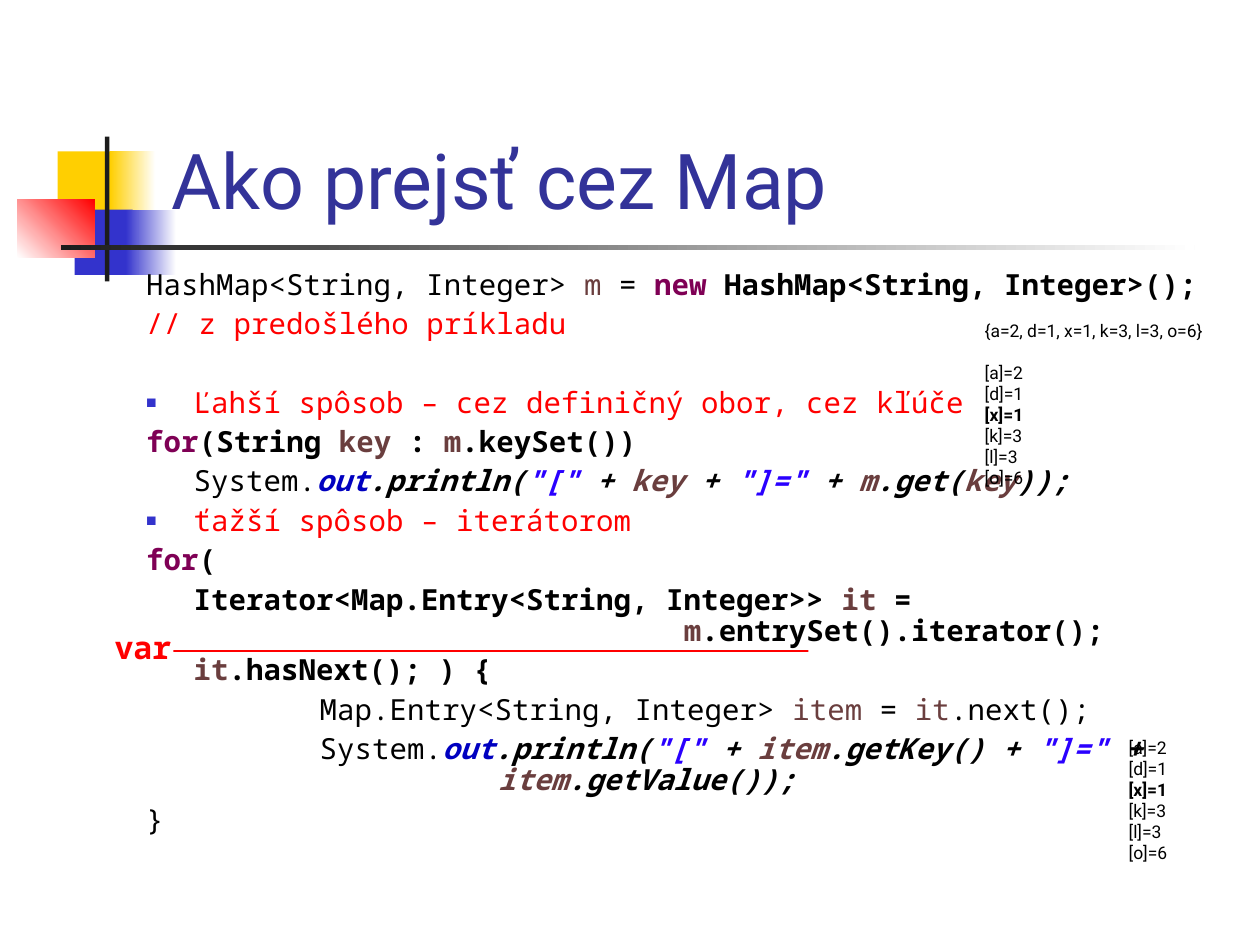
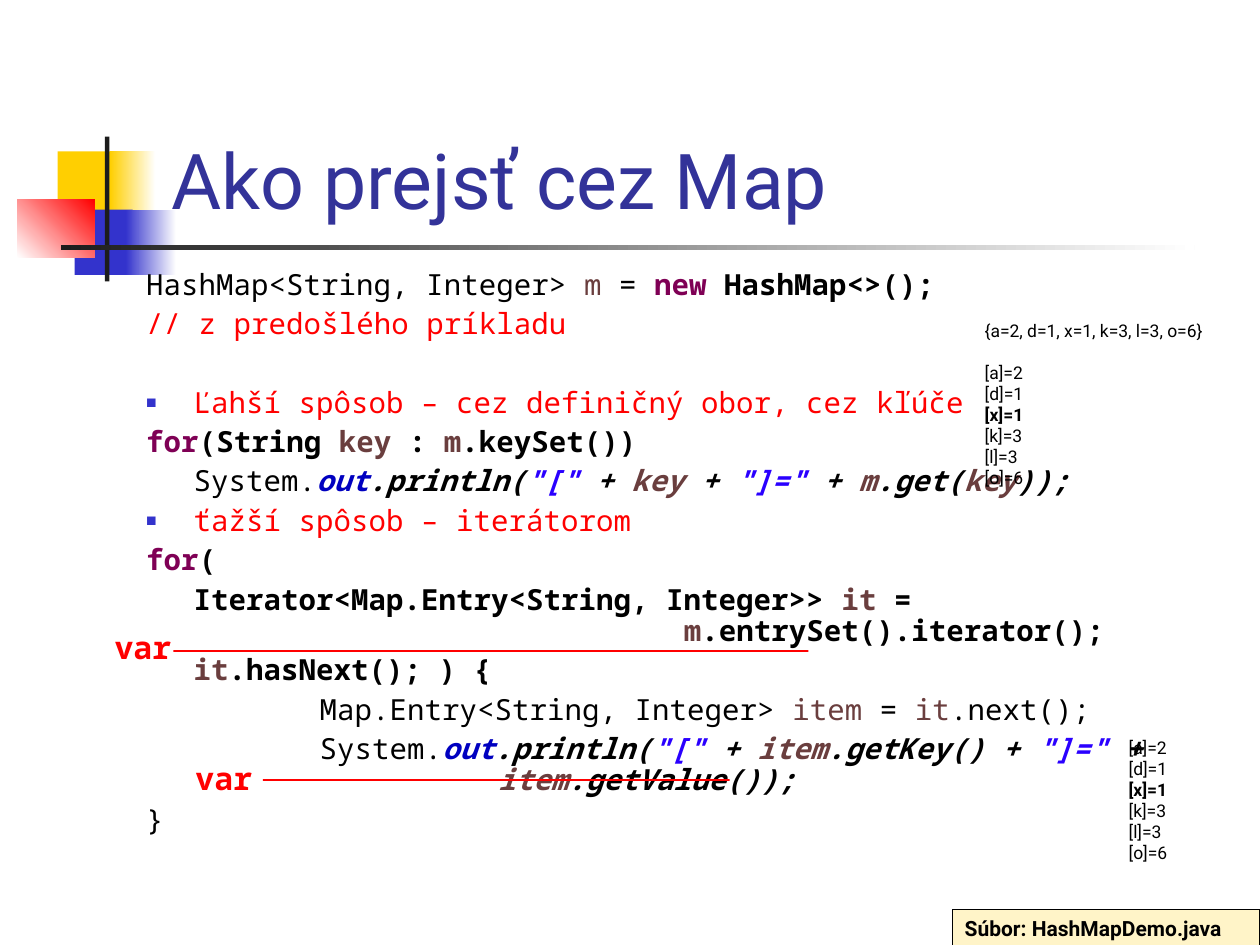
Before and after one commit to Programovanie4/Prednasky, a slide deck: slide 33 of 06/06_java.ppt (slide 32 before the commit). Drawn at 1260x945 pixels with LibreOffice and Linux fonts; fonts in the diff are those of the drawing. Boxes give left, top, right and bottom in pixels: in the first picture for what was removed or moved away, otherwise in the second. Text is boxed around its words. In the diff, an @@ line names an element or a change of style, - is before the commit and + after.

```diff
--- a/06/06_java.ppt
+++ b/06/06_java.ppt
@@ text at (x1=146, y1=268, x2=934, y2=302): text changed; bold off @@
-HashMap<String, Integer> m = new HashMap<String, Integer>();
+HashMap<String, Integer> m = new HashMap<>();
@@ text added at (x1=195, y1=772, x2=252, y2=791), 18 pt, text #FF0000, bold @@
+var
@@ line added from (263, 780) to (730, 780), #FF0000 0.99 pt @@
@@ rectangle added at (x1=953, y1=910, x2=1260, y2=945), fill #FFF4C8, outline #000000 0.74 pt, 12 pt, text #000000, bold @@
+Súbor: HashMapDemo.java
```
Also in this commit, not shown: 32 other slides changed, 1 slide added, 1 other file.
